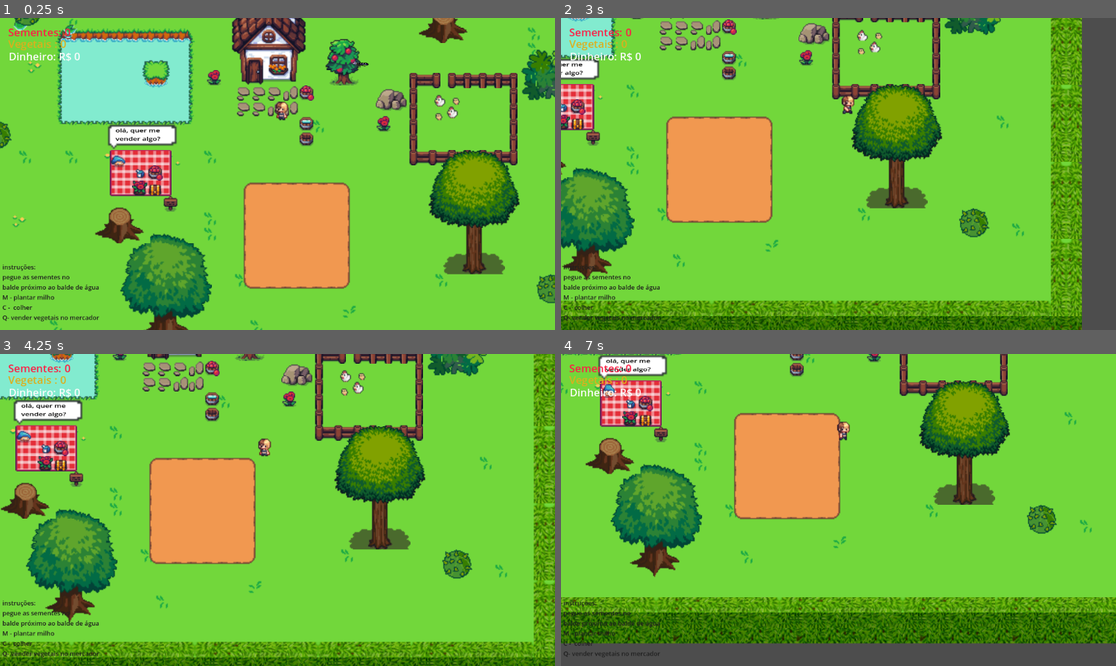
Above: before the commit, frames 1-4 (two rows, left to right).
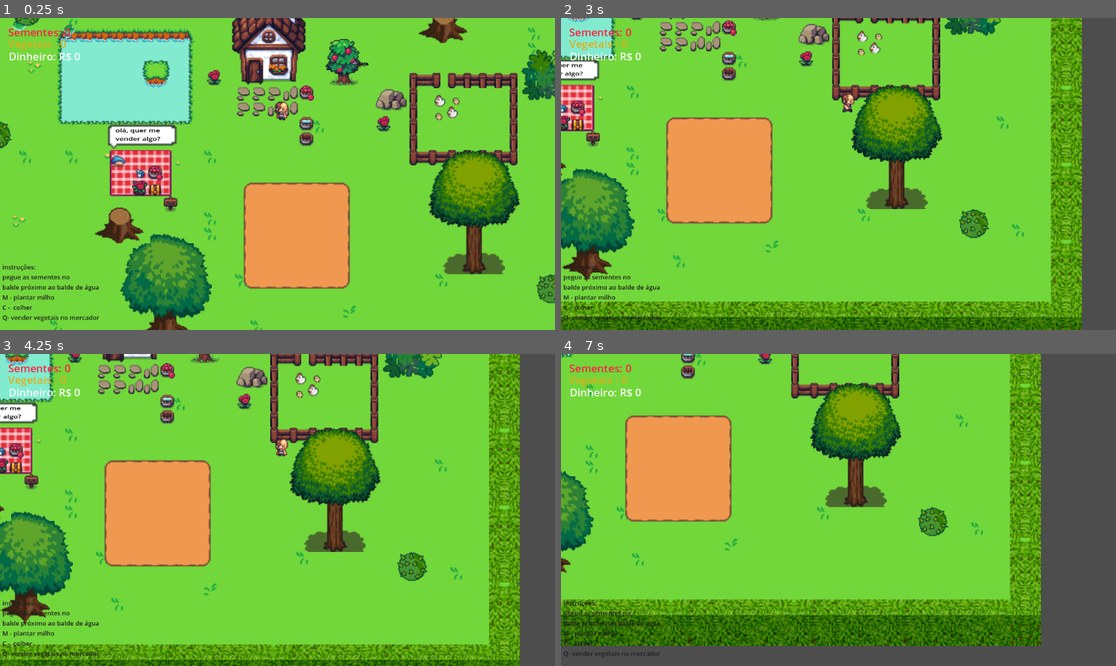
Above: after the commit, the same moments.

Repository: alexlvs/farming
Game: Godot game, scene res://principal.tscn
The game is run twice, just before and just after one commit, with the same random seed, the same clock (stepped at 60 frames per second) and the same inputs.
Inputs:
- Up to frame 1 (0.25 s): no input
- Up to frame 2 (3 s): tap Enter (ui_accept) at 0.5, 0.77, 1.52 s; hold Right (ui_right) 0.53-1.28 s; tap C (colher) at 0.6, 2.85 s; hold Down (ui_down) 1.28-2.03 s; tap M (milho) at 1.35 s; hold Right (ui_right) 2.03-2.78 s; tap Q (vender) at 2.1 s; hold Up (ui_up) from 2.78 s (still down)
- Up to frame 3 (4.25 s): tap Enter (ui_accept) at 3.02, 3.77 s; release Up (ui_up) at 3.53 s; hold Left (ui_left) from 3.53 s (still down); tap M (milho) at 3.6 s
- Up to frame 4 (7 s): tap Q (vender) at 4.35, 6.6 s; tap Enter (ui_accept) at 4.52, 6.02, 6.77 s; release Left (ui_left) at 5.03 s; hold Down (ui_down) 5.03-5.78 s; tap C (colher) at 5.1 s; hold Right (ui_right) 5.78-6.53 s; tap M (milho) at 5.85 s; hold Up (ui_up) from 6.53 s (still down)

The runs differ from the first frame. In frame 1, less than 0.1% of the frame differs, in the area x 2-14%, y 1-7%; in frame 2, 7.7%; in frame 3, 47%; in frame 4, 53%, in the area x 0-100%, y 0-94%.

Commit message:
att colisoes

Diff:
--- a/principal.tscn
+++ b/principal.tscn
@@ -731,13 +731,13 @@
 radius = 15.132746
 
 [sub_resource type="RectangleShape2D" id="RectangleShape2D_eq8du"]
-size = Vector2(10.9999695, 89)
+size = Vector2(4.000319, 89.499115)
 
 [sub_resource type="RectangleShape2D" id="RectangleShape2D_cxgpi"]
-size = Vector2(18.75, 12)
+size = Vector2(21.75, 6.5)
 
 [sub_resource type="RectangleShape2D" id="RectangleShape2D_ynwup"]
-size = Vector2(52, 11.5)
+size = Vector2(56, 7.125)
 
 [sub_resource type="AtlasTexture" id="AtlasTexture_sf0on"]
 atlas = ExtResource("4_7cuts")
@@ -1095,7 +1095,7 @@
 size = Vector2(15, 22)
 
 [node name="Principal" type="Node2D"]
-position = Vector2(82, 74)
+position = Vector2(83, 74)
 script = ExtResource("1_vwsrf")
 
 [node name="cenário_grama" parent="." instance=ExtResource("1_tr6oq")]
@@ -1239,7 +1239,7 @@
 shape = SubResource("CircleShape2D_sf0on")
 
 [node name="CollisionShape2D" type="CollisionShape2D" parent="Paredes do Mapa"]
-position = Vector2(850, 222)
+position = Vector2(847.25, 222)
 shape = SubResource("RectangleShape2D_eq8du")
 
 [node name="CollisionShape2D2" type="CollisionShape2D" parent="Paredes do Mapa"]
@@ -1247,17 +1247,17 @@
 shape = SubResource("RectangleShape2D_eq8du")
 
 [node name="CollisionShape2D3" type="CollisionShape2D" parent="Paredes do Mapa"]
-position = Vector2(901.99994, 260)
+position = Vector2(901.74976, 262.00037)
 rotation = 1.5710913
-scale = Vector2(0.9999998, 0.9999998)
+scale = Vector2(0.99999875, 0.99999875)
 shape = SubResource("RectangleShape2D_eq8du")
 
 [node name="cima pequeno" type="CollisionShape2D" parent="Paredes do Mapa"]
-position = Vector2(860.625, 181)
+position = Vector2(863, 180.25)
 shape = SubResource("RectangleShape2D_cxgpi")
 
 [node name="CollisionShape2D4" type="CollisionShape2D" parent="Paredes do Mapa"]
-position = Vector2(921, 181.75)
+position = Vector2(919, 180.5625)
 shape = SubResource("RectangleShape2D_ynwup")
 
 [node name="planta de agua" type="Node" parent="."]
